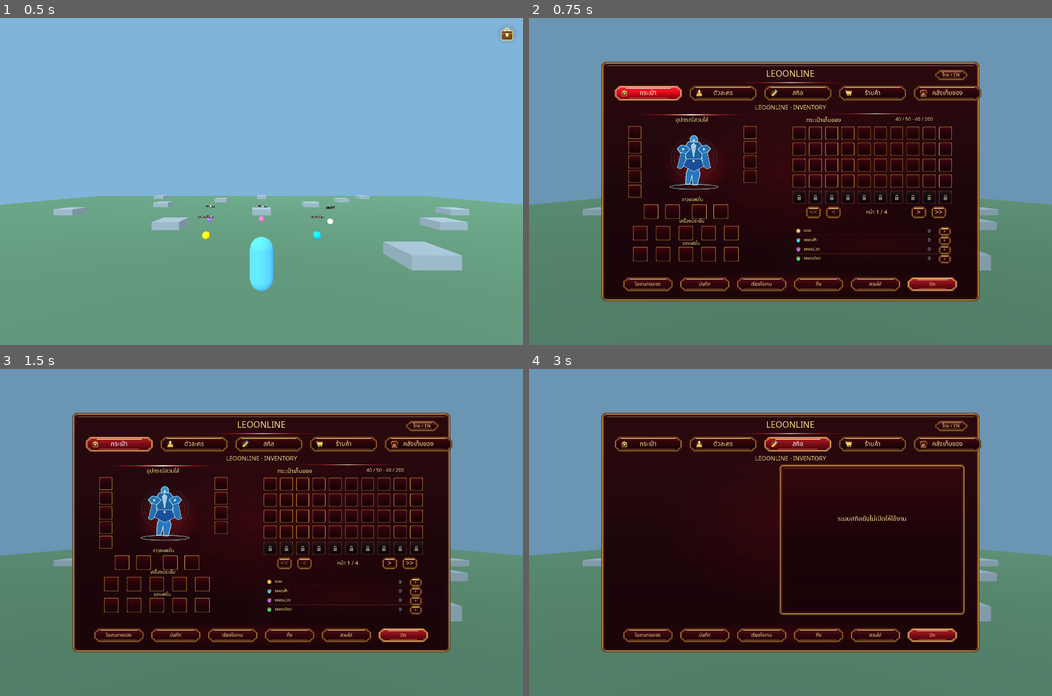
Above: before the commit, frames 1-4 (two rows, left to right).
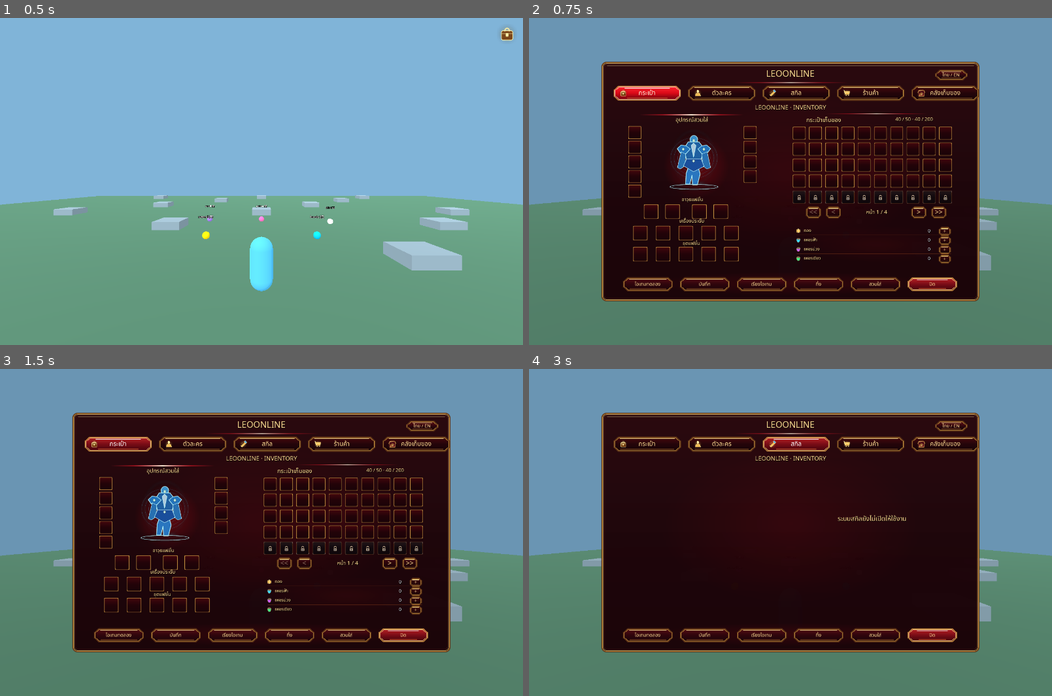
Above: after the commit, the same moments.

Repository: redfullmoon209-debug/Leoonline
Game: Godot game, scene res://scenes/main.tscn
Two runs of this game, one before a commit and one after it. Both use one fixed random seed, a clock stepped at 60 frames per second and the inputs below.
Inputs (mouse positions are in pixels of both pictures, inside the frame that each line leads up to):
- Up to frame 1 (0.5 s): no input
- Up to frame 2 (0.75 s): click (1036, 34) at 0.5 s
- Up to frame 3 (1.5 s): click "กระเป๋า" at 1.25 s
- Up to frame 4 (3 s): click "ตัวละคร" at 2 s; click "สกิล" at 2.75 s

Frame 1 is identical in both runs. In frame 2, 0.6% of the frame differs, in the area x 16-87%, y 20-26%; in frame 3, 0.6%; in frame 4, 1.7%, in the area x 16-87%, y 20-76%.

Commit message:
Fix five-tab QA and browser touch; remove remaining decorative panel frames

Diff:
--- a/scripts/inventory_ui.gd
+++ b/scripts/inventory_ui.gd
@@ -453,7 +453,7 @@
  _red_aura(stage,170,85,1110,670,0.10)
  _white_red_glint(stage,515,88,422,3)
  _label("LEOONLINE",stage,491,33,466,52,32)
- var tab_x := [74.0,350.0,626.0,902.0,1178.0]
+ var tab_x := [70.0,345.0,620.0,895.0,1170.0]
  var titles := ["Inventory","Character","Skill","Shop","Storage"]
  var tab_icons := ["inventory","character","skill","shop","storage"]
  for idx in range(5):
@@ -575,7 +575,6 @@
  waiting_panel.mouse_filter = Control.MOUSE_FILTER_IGNORE
  stage.add_child(waiting_panel)
  _rect(waiting_panel,679,200,693,563)
- _red_panel(waiting_panel,0,0,693,563)
  waiting_text = _label("",waiting_panel,39,115,615,180,24)
  waiting_text.autowrap_mode = TextServer.AUTOWRAP_WORD_SMART
  waiting_panel.visible = false
@@ -1110,8 +1109,11 @@
 
 func _switch_tab(index: int) -> void:
  _hide_details()
- storage_mode=index==4
- current_tab=clampi(index,0,4)
+ if index==4:
+  open_storage()
+  return
+ storage_mode=false
+ current_tab=clampi(index,0,3)
  if is_built: _adapt_layout()
 
 func _adapt_layout() -> void:
@@ -1216,7 +1218,14 @@
  detail_content = Control.new()
  var content := detail_content
  detail_panel.add_child(content)
- detail_art = _red_panel(content,0,0,692,160)
+ # Flat detail backdrop without an ornate Panel Border.
+ var flat_detail := ColorRect.new()
+ flat_detail.name = "DetailsBackground"
+ flat_detail.color = Color(0.12,0.025,0.037,0.93)
+ flat_detail.mouse_filter = Control.MOUSE_FILTER_IGNORE
+ content.add_child(flat_detail)
+ _rect(flat_detail,0,0,692,160)
+ detail_art = flat_detail
  detail_icon = _art("",content,108,48,58,58,false)
  detail_icon.stretch_mode = TextureRect.STRETCH_KEEP_ASPECT_CENTERED
  detail_heading = _label("",content,184,18,385,30,20,HORIZONTAL_ALIGNMENT_LEFT)
--- a/scripts/smoke_test.gd
+++ b/scripts/smoke_test.gd
@@ -48,13 +48,19 @@
  check(ui._red_texture("slot_empty") != null,"Matte red slot texture loaded")
  check(ui.tab_buttons[0].get_child_count() >= 1,"Menu buttons keep independent PNG icon layers")
  check(ui.tab_buttons.size()==5 and ui.footer_buttons.size()==6 and ui.page_buttons.size()==4,"Five functional tabs and original footer/pagination buttons preserved")
- check(ui.tab_buttons[0].position==Vector2(74,100) and ui.tab_buttons[4].position==Vector2(1178,100),"Five tabs fit the original top row")
+ check(ui.tab_buttons[0].position==Vector2(70,100) and ui.tab_buttons[4].position==Vector2(1170,100),"Five tabs fit the original top row")
  check(ui.footer_buttons[0].position==Vector2(105,807),"Footer button locations unchanged")
  check(ui.bag_grid.position==Vector2(729,249),"Bag grid location unchanged")
  var source_frames := 0
  for node in ui.stage.get_children():
   if node is NinePatchRect and node.name=="RedMattePanel_inner_panel": source_frames+=1
  check(source_frames==0,"No decorative inner panel frame is drawn on the main stage")
+ for borderless_panel in [ui.equipment_panel,ui.storage_panel,ui.shop_panel,ui.character_panel,ui.waiting_panel]:
+  var decorative_frames := 0
+  for child in borderless_panel.get_children():
+   if child is NinePatchRect: decorative_frames+=1
+  check(decorative_frames==0,"Equipment, Storage, Shop, Character and Skill contain no ornate Panel Borders")
+
  var bag_border := 0
  for node in ui.bag_panel.get_children():
   if node is NinePatchRect: bag_border+=1
@@ -248,10 +254,13 @@
  await click(ui.tab_buttons[4])
  check(ui.visible and ui.storage_mode and ui.current_tab==4,"Click fifth top tab opens Storage mode")
  check(ui.storage_panel.visible and not ui.equipment_panel.visible and ui.bag_panel.visible,"Fifth Storage tab shows left vault and right bag")
+ var fifth_style: StyleBox = ui.tab_buttons[4].get_theme_stylebox("normal")
+ check(fifth_style is StyleBoxTexture and fifth_style.texture.resource_path.ends_with("/tab_lit.png"),"Storage tab highlights red when selected")
+
  check(ui.bag_panel.position==Vector2.ZERO and ui.bag_grid.columns==10,"Storage leaves original 10-column bag in place")
  check(ui.storage_grid.columns==10 and ui.storage_grid.get_child_count()==50,"Storage grid is 10 columns by 5 rows")
  check(store.storage_slots.size()==200 and ui.storage_page_buttons.size()==4,"Storage has 200 cells in 4 pages")
- check(ui.tab_buttons.size()==4 and ui.footer_buttons.size()==6,"Storage leaves original 4 tabs and 6 footer controls untouched")
+ check(ui.tab_buttons.size()==5 and ui.footer_buttons.size()==6,"Storage keeps all five top tabs and six footer controls")
  for child in ui.storage_grid.get_children():
   check(child is TextureButton and child.texture_normal==ui._red_texture("slot_empty"),"Storage slots use the same existing inventory PNG")
  store.slots.fill("")
--- a/scripts/web_ui_probe.gd
+++ b/scripts/web_ui_probe.gd
@@ -62,7 +62,8 @@
   "char_visible":ui.character_panel.visible,
   "char_values":{},
   "char_equipment_left":ui.equipment_panel.visible,
-  "shop_visible":ui.shop_panel.visible,"shop_left_inventory":ui.bag_panel.visible,"shop_left_border":false,
+  "shop_visible":ui.shop_panel.visible,"shop_left_inventory":ui.bag_panel.visible,
+  "shop_left_border":ui.stage.get_children().any(func(n): return n is NinePatchRect and n.name=="RedMattePanel_inner_panel"),
   "shop_left_shift":ui.bag_panel.position.x,"shop_page":ui.shop_page,
   "shop_cells":ui.shop_grid.get_child_count(),"shop_stock_label":ui.shop_stock_label.text,
   "shop_selected_id":ui.shop_selected_id,"shop_info":ui.shop_product_label.text,
Not shown, changed: tools/test_web_inventory.cjs
